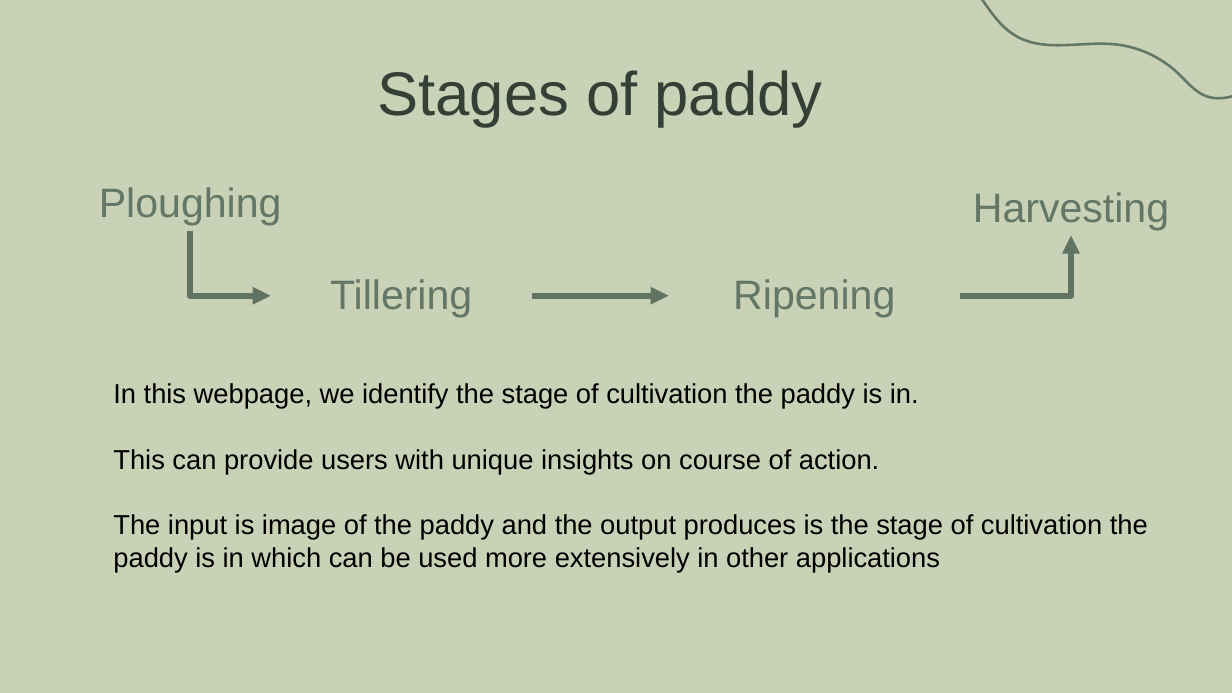
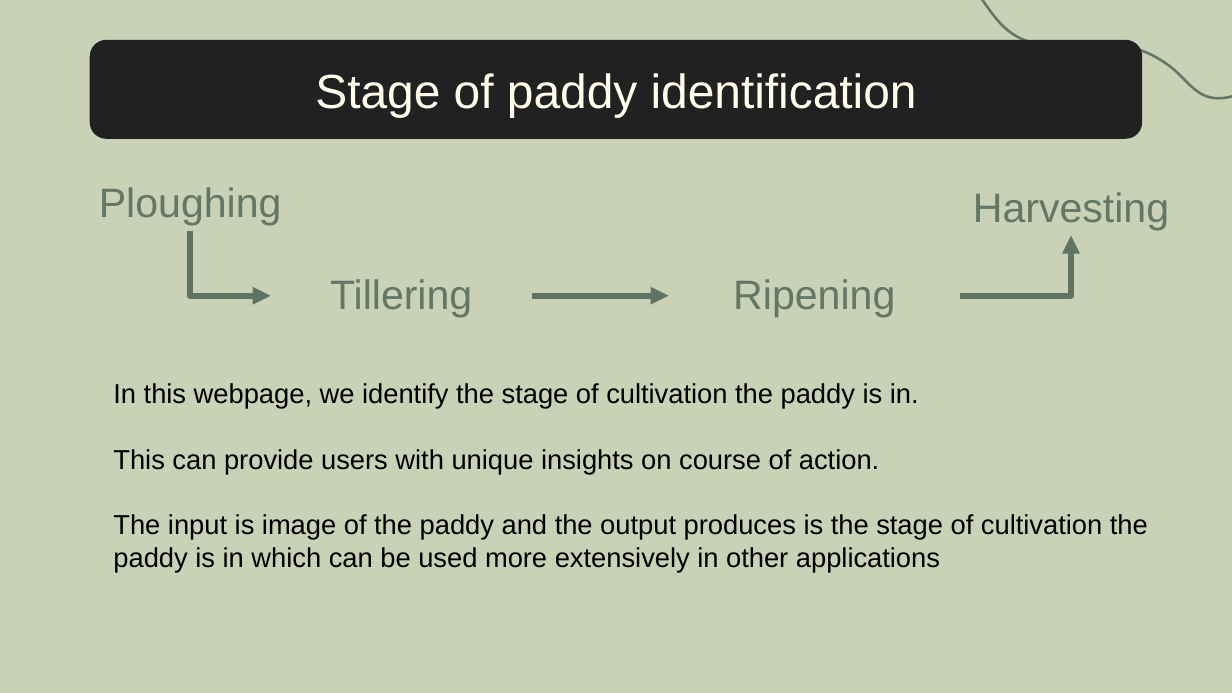
Before and after one commit to dev2010030040/farmers_all, a slide deck: slide 10 of presentations/farmersall.pptx (slide 6 before the commit). Drawn at 1232x693 pixels with LibreOffice and Linux fonts; fonts in the diff are those of the drawing. Boxes give left, top, right and bottom in pixels: in the first picture for what was removed or moved away, otherwise in the second. Text is boxed around its words. In the diff, an @@ line names an element or a change of style, - is before the commit and + after.

```diff
--- a/presentations/farmersall.pptx
+++ b/presentations/farmersall.pptx
@@ rounded rectangle "Stage of paddy identification": place and size @@
-rounded rectangle "Stage of paddy identification" at box(378, 70, 823, 127)
+rounded rectangle "Stage of paddy identification" at box(90, 39, 1142, 138)
@@ rounded rectangle "Stage of paddy identification" at box(90, 39, 1142, 138): vertical alignment top to middle; fill none to #212121 @@
@@ text in rounded rectangle at box(315, 73, 917, 117): text changed; size 36 to 28 pt; text colour #343F36 to #FFFCEC @@
-Stages of paddy
+Stage of paddy identification
```
Also in this commit, not shown: 4 other slides changed, 7 slides added, 1 slide removed, 27 other files.
